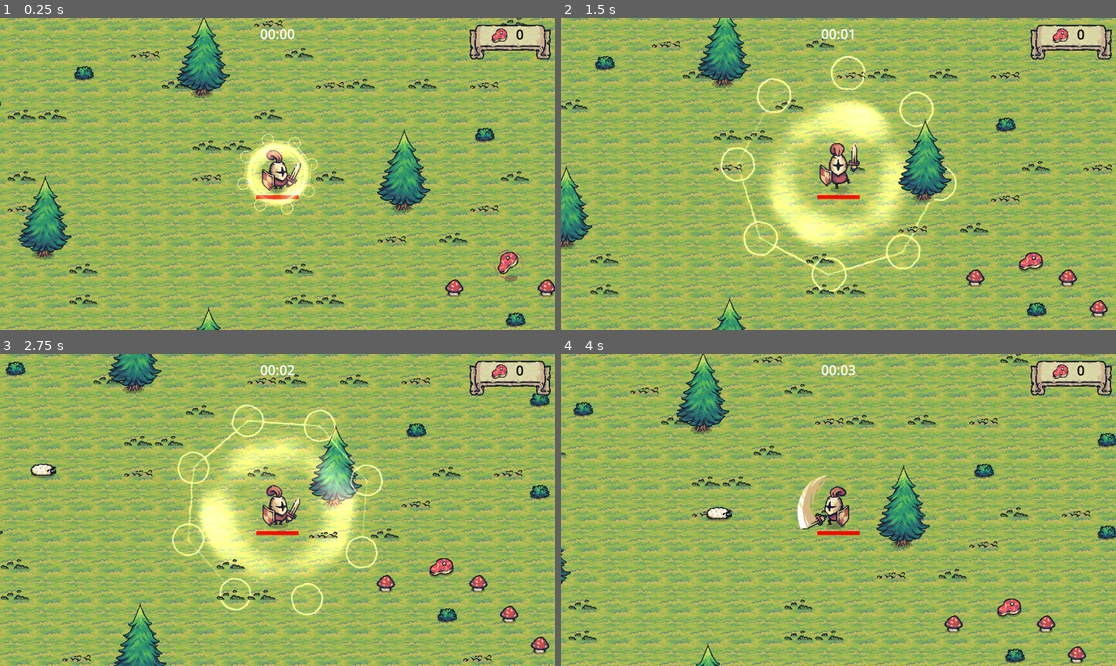
Above: before the commit, frames 1-4 (two rows, left to right).
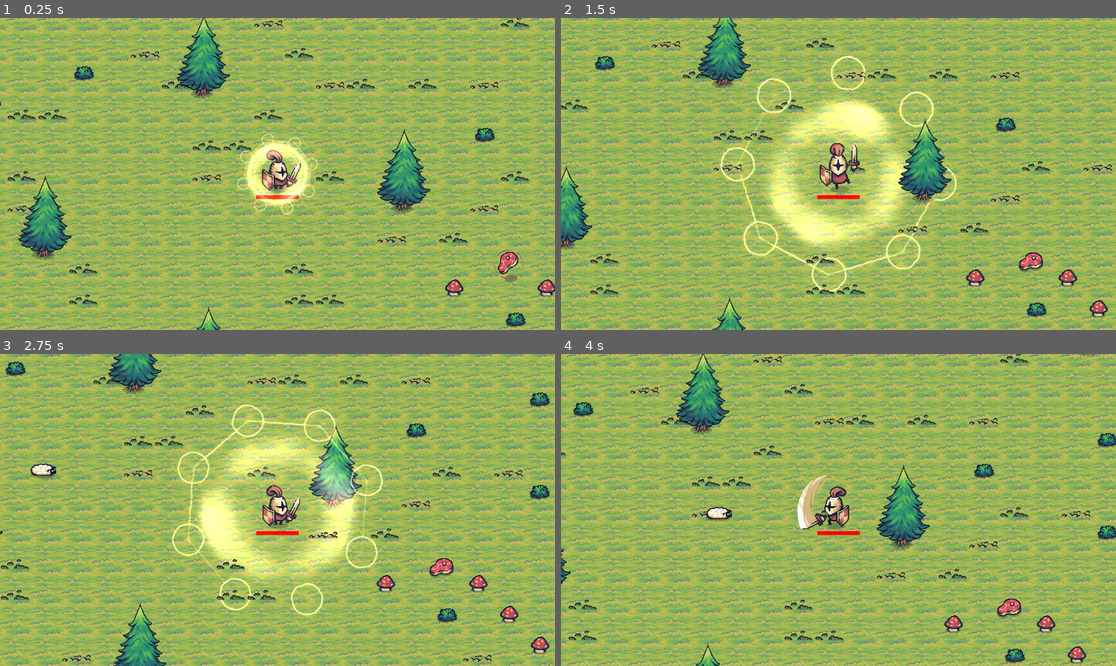
Above: after the commit, the same moments.

Repository: LostReny/DIO_TRILHA_GODOT
Game: Godot game, scene res://main.tscn
Same seed, same stepped clock (60 frames per second), same inputs: the game is played once before the commit and once after it.
Inputs (mouse positions are in pixels of both pictures, inside the frame that each line leads up to):
- Up to frame 1 (0.25 s): no input
- Up to frame 2 (1.5 s): move the mouse to (960, 158) at 0.52 s; hold D (move_right) 0.53-1.28 s; click (960, 158) at 0.6 s; move the mouse to (727, 189) at 1.27 s; hold S (move_down) from 1.28 s (still down); click (727, 189) at 1.35 s
- Up to frame 3 (2.75 s): move the mouse to (333, 441) at 2.02 s; release S (move_down) at 2.03 s; hold D (move_right) from 2.03 s (still down); click (333, 441) at 2.1 s
- Up to frame 4 (4 s): move the mouse to (810, 572) at 2.77 s; release D (move_right) at 2.78 s; hold W (move_up) 2.78-3.53 s; click (810, 572) at 2.85 s; move the mouse to (1005, 556) at 3.52 s; hold A (move_left) from 3.53 s (still down); click (1005, 556) at 3.6 s

The runs differ from the first frame. In frame 1, 1.4% of the frame differs, in the area x 46-100%, y 2-14%; in frame 2, 1.4%; in frame 3, 1.4%; in frame 4, 1.4%.
Error after the commit: Cannot call method 'instantiate' on a null value. (res://scripts/main.gd:18)

Commit message:
game_over

Diff:
--- a/Tiny_Swords/main.tscn
+++ b/Tiny_Swords/main.tscn
@@ -1,6 +1,7 @@
-[gd_scene load_steps=24 format=3 uid="uid://mpfy831tforr"]
+[gd_scene load_steps=25 format=3 uid="uid://mpfy831tforr"]
 
 [ext_resource type="PackedScene" uid="uid://cisa5sj6f40v4" path="res://scenes/player.tscn" id="1_hcrkh"]
+[ext_resource type="Script" path="res://scripts/main.gd" id="1_iklfg"]
 [ext_resource type="Texture2D" uid="uid://b5le88ovtpdfo" path="res://addons/assets/Tiny Swords/Deco/03.png" id="2_un5ea"]
 [ext_resource type="Texture2D" uid="uid://blvx3ptu7iygh" path="res://addons/assets/Tiny Swords/Deco/05.png" id="3_1r7ij"]
 [ext_resource type="PackedScene" uid="uid://ctgfljouhsj74" path="res://scenes/ui/game_ui.tscn" id="3_gtk1n"]
@@ -102,8 +103,10 @@
 [sub_resource type="RectangleShape2D" id="RectangleShape2D_jrbhh"]
 size = Vector2(4233, 391.154)
 
-[node name="Main" type="Node2D"]
-y_sort_enabled = true
+[node name="Main" type="Node2D" node_paths=PackedStringArray("game_ui")]
+y_sort_enabled = true
+script = ExtResource("1_iklfg")
+game_ui = NodePath("GameUI")
 
 [node name="TileMap" type="TileMap" parent="."]
 y_sort_enabled = true
@@ -121,7 +124,7 @@
 
 [node name="Player" parent="." instance=ExtResource("1_hcrkh")]
 position = Vector2(434, 241)
-ritual_damage = 5
+ritual_damage = 0
 
 [node name="RemoteTransform2D - camera" type="RemoteTransform2D" parent="Player"]
 remote_path = NodePath("../../Camera2D")
--- a/Tiny_Swords/scenes/ui/game_over_ui.tscn
+++ b/Tiny_Swords/scenes/ui/game_over_ui.tscn
@@ -1,6 +1,7 @@
-[gd_scene load_steps=11 format=3 uid="uid://df6re1eivhlr3"]
+[gd_scene load_steps=12 format=3 uid="uid://df6re1eivhlr3"]
 
 [ext_resource type="Texture2D" uid="uid://c4vejyes7nv50" path="res://addons/assets/Tiny Swords/UI/Ribbons/Ribbon_Red_3Slides.png" id="1_ji2e7"]
+[ext_resource type="Script" path="res://scripts/behaviors/game_over_ui.gd" id="1_k71d6"]
 [ext_resource type="Texture2D" uid="uid://clc00kugu5fky" path="res://addons/assets/Tiny Swords/UI/Banners/Banner_Horizontal.png" id="2_b6isu"]
 
 [sub_resource type="StyleBoxTexture" id="StyleBoxTexture_w5k6d"]
@@ -121,6 +122,7 @@
 }
 
 [node name="GameOverUI" type="CanvasLayer"]
+script = ExtResource("1_k71d6")
 
 [node name="Background" type="ColorRect" parent="."]
 anchors_preset = 15
@@ -134,9 +136,9 @@
 anchors_preset = 5
 anchor_left = 0.5
 anchor_right = 0.5
-offset_left = -259.5
+offset_left = 316.5
 offset_top = 27.0
-offset_right = 259.5
+offset_right = 835.5
 offset_bottom = 154.0
 grow_horizontal = 2
 theme_override_styles/panel = SubResource("StyleBoxTexture_w5k6d")
@@ -163,10 +165,10 @@
 anchor_top = 1.0
 anchor_right = 0.5
 anchor_bottom = 1.0
-offset_left = -198.0
-offset_top = -176.0
-offset_right = 199.0
-offset_bottom = -43.0002
+offset_left = 378.0
+offset_top = 472.0
+offset_right = 775.0
+offset_bottom = 605.0
 grow_horizontal = 2
 grow_vertical = 0
 theme_override_styles/panel = SubResource("StyleBoxTexture_4l8yk")
--- a/Tiny_Swords/scripts/behaviors/enemies/follow_player.gd
+++ b/Tiny_Swords/scripts/behaviors/enemies/follow_player.gd
@@ -15,6 +15,9 @@
 
 
 func _physics_process(_delta: float) -> void:
+
+	if GameManager.is_game_over : return
+
 	#calculando a direção
 	#pega a posição do player através do game manager
 	var playerPosition = GameManager.player_position
--- /dev/null
+++ b/Tiny_Swords/scripts/behaviors/game_over_ui.gd
@@ -0,0 +1,28 @@
+class_name GameOverUI
+
+extends CanvasLayer
+
+@onready var timer_label : Label = %TimeLabel
+@onready var number_label : Label = %NumberLabel
+
+@export var restar_delay: float = 5.0
+var restart_cooldown : float
+var time_survived : String
+var monsters_defeated : int
+
+
+func _ready():
+	timer_label.text = time_survived
+	number_label.text = str(monsters_defeated)
+	restart_cooldown = restar_delay
+	pass
+
+func _process(delta):
+	restart_cooldown -= delta
+	if restart_cooldown <= 0:
+		restart_game()
+	pass
+
+
+func restart_game():
+	pass
--- a/Tiny_Swords/scripts/game_manager.gd
+++ b/Tiny_Swords/scripts/game_manager.gd
@@ -1,7 +1,16 @@
 extends Node
+
+signal game_over
 
 #ui player
 var player: Player
-
 #queremos a posição do jogador
 var player_position: Vector2
+var is_game_over : bool = false
+
+
+func _end_game():
+	if is_game_over : return
+	is_game_over = true
+	game_over.emit()
+	pass
--- /dev/null
+++ b/Tiny_Swords/scripts/main.gd
@@ -0,0 +1,22 @@
+extends Node
+
+@export var game_ui : CanvasLayer
+@export var game_over_ui_template : PackedScene
+
+
+func _ready():
+	GameManager.game_over.connect(trigger_game_over())
+	pass
+
+func trigger_game_over():
+	# deletar game ui
+	if game_ui:
+		game_ui.queue_free()
+		game_ui = null
+
+	#criar game over ui
+	var game_over_ui: GameOverUI = game_over_ui_template.instantiate()
+	game_over_ui.monsters_defeated = 999
+	game_over_ui.time_survived = "00:00"
+	add_child(game_over_ui)
+	pass
--- a/Tiny_Swords/scripts/player.gd
+++ b/Tiny_Swords/scripts/player.gd
@@ -219,6 +219,7 @@
 	pass
 
 func die() -> void:
+	GameManager._end_game()
 	if death_prefab:
 		var death_object = death_prefab.instantiate()
 		get_parent().add_child(death_object)
--- a/Tiny_Swords/scripts/systems/dificult_system/dificult_system.gd
+++ b/Tiny_Swords/scripts/systems/dificult_system/dificult_system.gd
@@ -14,6 +14,9 @@
 
 
 func _process(delta):
+	#ignorar game over
+	if GameManager.is_game_over : return
+
 	timer += delta
 
 	#dificuldade linear
--- a/Tiny_Swords/scripts/systems/mob_spanner.gd
+++ b/Tiny_Swords/scripts/systems/mob_spanner.gd
@@ -10,6 +10,7 @@
 var cooldown : float = 0.0
 
 func _process(delta):
+	if GameManager.is_game_over : return
 
 	#temporizador (cooldown)
 	cooldown -= delta
